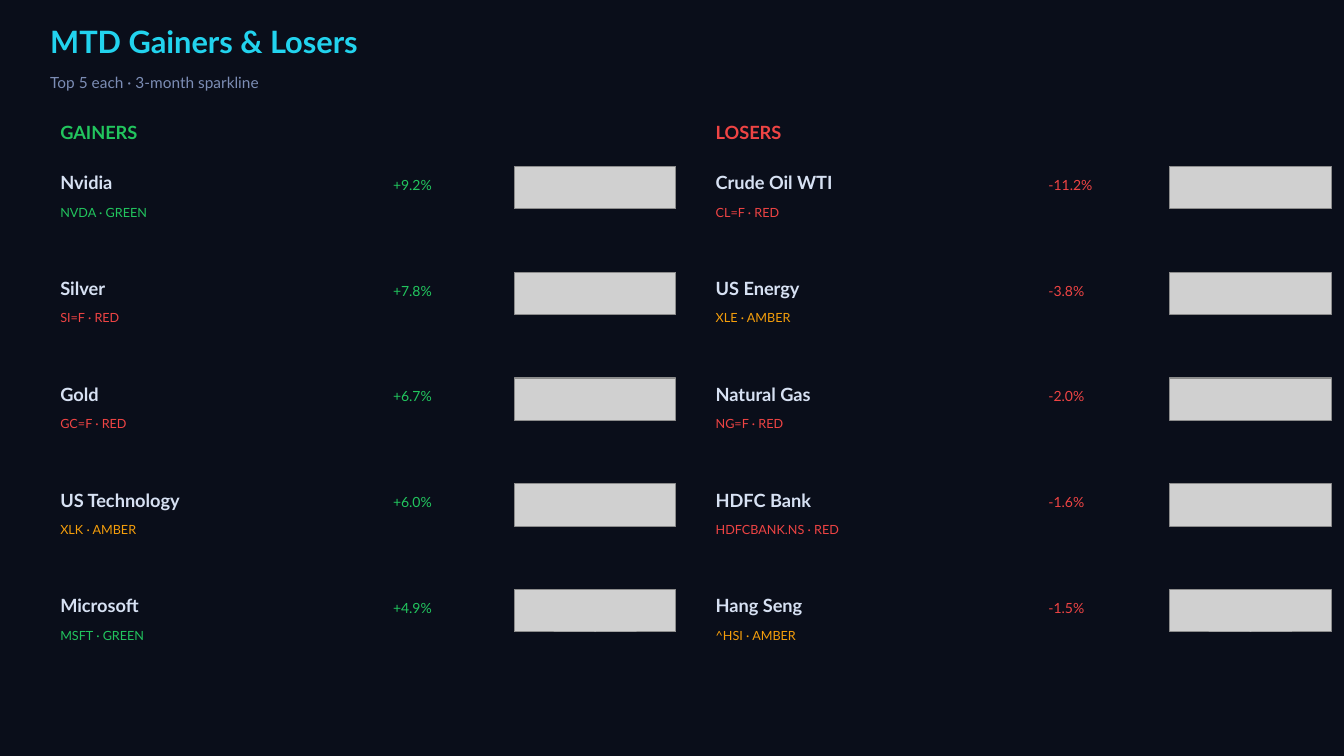
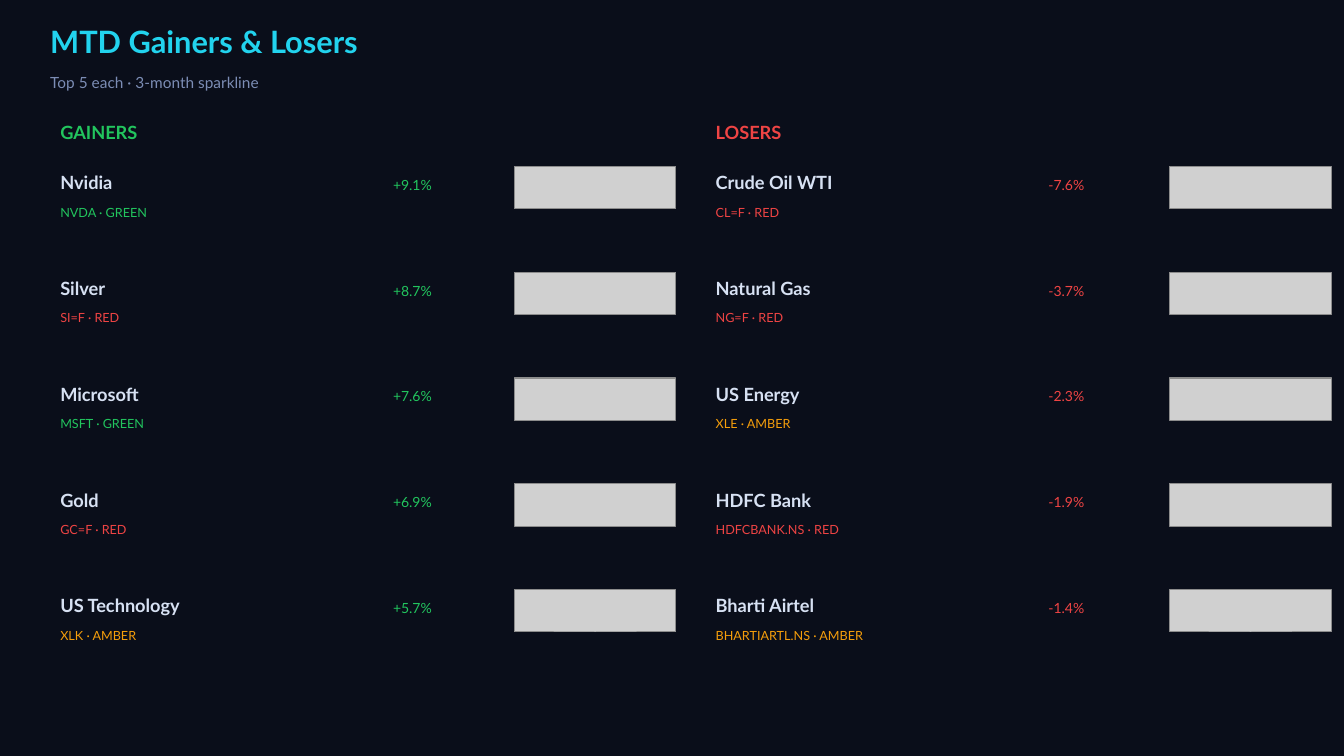
Before and after one commit to Pravkum23/pmr-terminal, a slide deck: slide 2 of docs/pmr_daily.pptx. Drawn at 1344x756 pixels with LibreOffice and Linux fonts; fonts in the diff are those of the drawing; grey boxes stand for pictures. Boxes give left, top, right and bottom in pixels: in the first picture for what was removed or moved away, otherwise in the second. Text is boxed around its words. In the diff, an @@ line names an element or a change of style, - is before the commit and + after.

```diff
--- a/docs/pmr_daily.pptx
+++ b/docs/pmr_daily.pptx
@@ text at (x1=393, y1=180, x2=432, y2=190): text changed @@
-+9.2%
++9.1%
@@ text at (x1=1048, y1=180, x2=1084, y2=190): text changed @@
--11.2%
+-7.6%
@@ text at (x1=393, y1=286, x2=432, y2=296): text changed @@
-+7.8%
++8.7%
@@ text "Natural Gas" moved from (x1=716, y1=387, x2=810, y2=401) to (x1=716, y1=281, x2=810, y2=295) @@
@@ text at (x1=1048, y1=286, x2=1084, y2=296): text changed @@
--3.8%
+-3.7%
@@ text "NG=F · RED" moved from (x1=716, y1=419, x2=783, y2=428) to (x1=716, y1=313, x2=783, y2=322) @@
@@ text "Microsoft" moved from (x1=60, y1=598, x2=138, y2=612) to (x1=60, y1=387, x2=138, y2=401) @@
@@ text "MSFT · GREEN" moved from (x1=60, y1=631, x2=144, y2=640) to (x1=60, y1=419, x2=144, y2=428) @@
@@ text at (x1=393, y1=391, x2=432, y2=401): text changed @@
-+6.7%
++7.6%
@@ 6 texts moved together from (x1=60, y1=281, x2=800, y2=534) to (x1=60, y1=387, x2=800, y2=640) @@
@@ text at (x1=1048, y1=391, x2=1084, y2=401): text changed @@
--2.0%
+-2.3%
@@ text at (x1=393, y1=497, x2=432, y2=507): text changed @@
-+6.0%
++6.9%
@@ text at (x1=1048, y1=497, x2=1084, y2=507): text changed @@
--1.6%
+-1.9%
@@ text at (x1=716, y1=598, x2=814, y2=612): text changed @@
-Hang Seng
+Bharti Airtel
@@ text at (x1=393, y1=603, x2=432, y2=613): text changed @@
-+4.9%
++5.7%
@@ text at (x1=1048, y1=603, x2=1084, y2=613): text changed @@
--1.5%
+-1.4%
@@ text at (x1=716, y1=631, x2=863, y2=640): text changed @@
-^HSI · AMBER
+BHARTIARTL.NS · AMBER
```
Also in this commit, not shown: 3 other slides changed, 2 other files.
